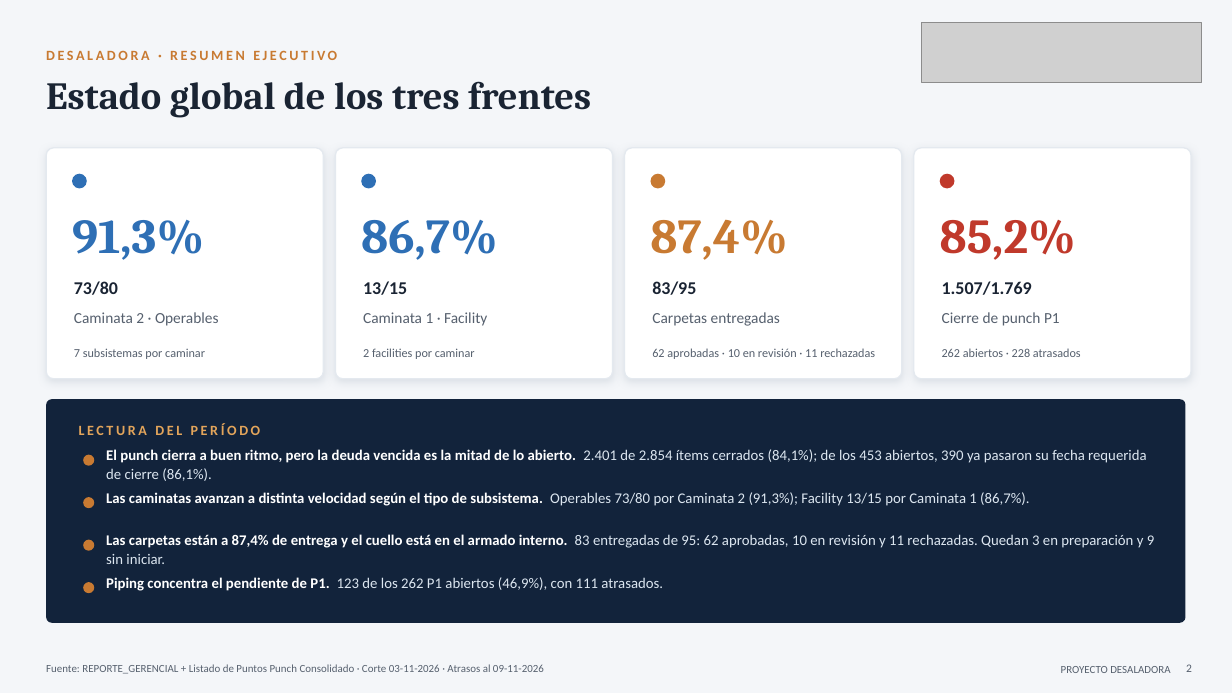
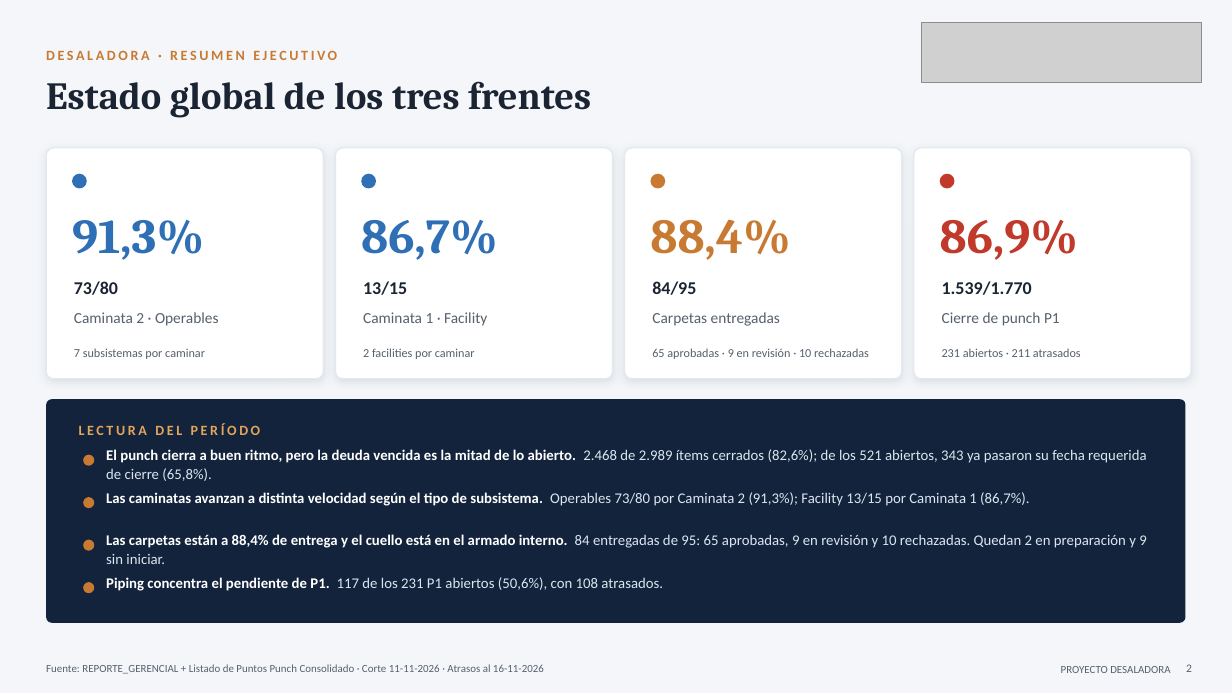
Before and after one commit to tdkvalex/Dashboard-HSEQ, a slide deck: slide 2 of panel_control_TOP_P1/Panel_Control_TOP_P1.pptx. Drawn at 1232x693 pixels with LibreOffice and Linux fonts; fonts in the diff are those of the drawing; grey boxes stand for pictures. Boxes give left, top, right and bottom in pixels: in the first picture for what was removed or moved away, otherwise in the second. Text is boxed around its words. In the diff, an @@ line names an element or a change of style, - is before the commit and + after.

```diff
--- a/panel_control_TOP_P1/Panel_Control_TOP_P1.pptx
+++ b/panel_control_TOP_P1/Panel_Control_TOP_P1.pptx
@@ text at (x1=650, y1=220, x2=790, y2=260): text changed @@
-87,4%
+88,4%
@@ text at (x1=940, y1=220, x2=1078, y2=260): text changed @@
-85,2%
+86,9%
@@ text at (x1=652, y1=281, x2=696, y2=295): text changed @@
-83/95
+84/95
@@ text at (x1=942, y1=281, x2=1032, y2=295): text changed @@
-1.507/1.769
+1.539/1.770
@@ text at (x1=652, y1=348, x2=869, y2=359): text changed @@
-62 aprobadas · 10 en revisión · 11 rechazadas
+65 aprobadas · 9 en revisión · 10 rechazadas
@@ text at (x1=942, y1=348, x2=1081, y2=357): text changed @@
-262 abiertos · 228 atrasados
+231 abiertos · 211 atrasados
@@ text at (x1=106, y1=449, x2=1147, y2=481): text changed @@
-El punch cierra a buen ritmo, pero la deuda vencida es la mitad de lo abierto. 2.401 de 2.854 ítems cerrados (84,1%); de los 453 abiertos, 390 ya pasaron su fecha requerida de cierre (86,1%).
+El punch cierra a buen ritmo, pero la deuda vencida es la mitad de lo abierto. 2.468 de 2.989 ítems cerrados (82,6%); de los 521 abiertos, 343 ya pasaron su fecha requerida de cierre (65,8%).
@@ text at (x1=106, y1=534, x2=1146, y2=564): text changed @@
-Las carpetas están a 87,4% de entrega y el cuello está en el armado interno. 83 entregadas de 95: 62 aprobadas, 10 en revisión y 11 rechazadas. Quedan 3 en preparación y 9 sin iniciar.
+Las carpetas están a 88,4% de entrega y el cuello está en el armado interno. 84 entregadas de 95: 65 aprobadas, 9 en revisión y 10 rechazadas. Quedan 2 en preparación y 9 sin iniciar.
@@ text at (x1=106, y1=577, x2=663, y2=591): text changed @@
-Piping concentra el pendiente de P1. 123 de los 262 P1 abiertos (46,9%), con 111 atrasados.
+Piping concentra el pendiente de P1. 117 de los 231 P1 abiertos (50,6%), con 108 atrasados.
@@ text at (x1=46, y1=664, x2=544, y2=674): text changed @@
-Fuente: REPORTE_GERENCIAL + Listado de Puntos Punch Consolidado · Corte 03-11-2026 · Atrasos al 09-11-2026
+Fuente: REPORTE_GERENCIAL + Listado de Puntos Punch Consolidado · Corte 11-11-2026 · Atrasos al 16-11-2026
```
Also in this commit, not shown: 4 other slides changed, 5 other files.
